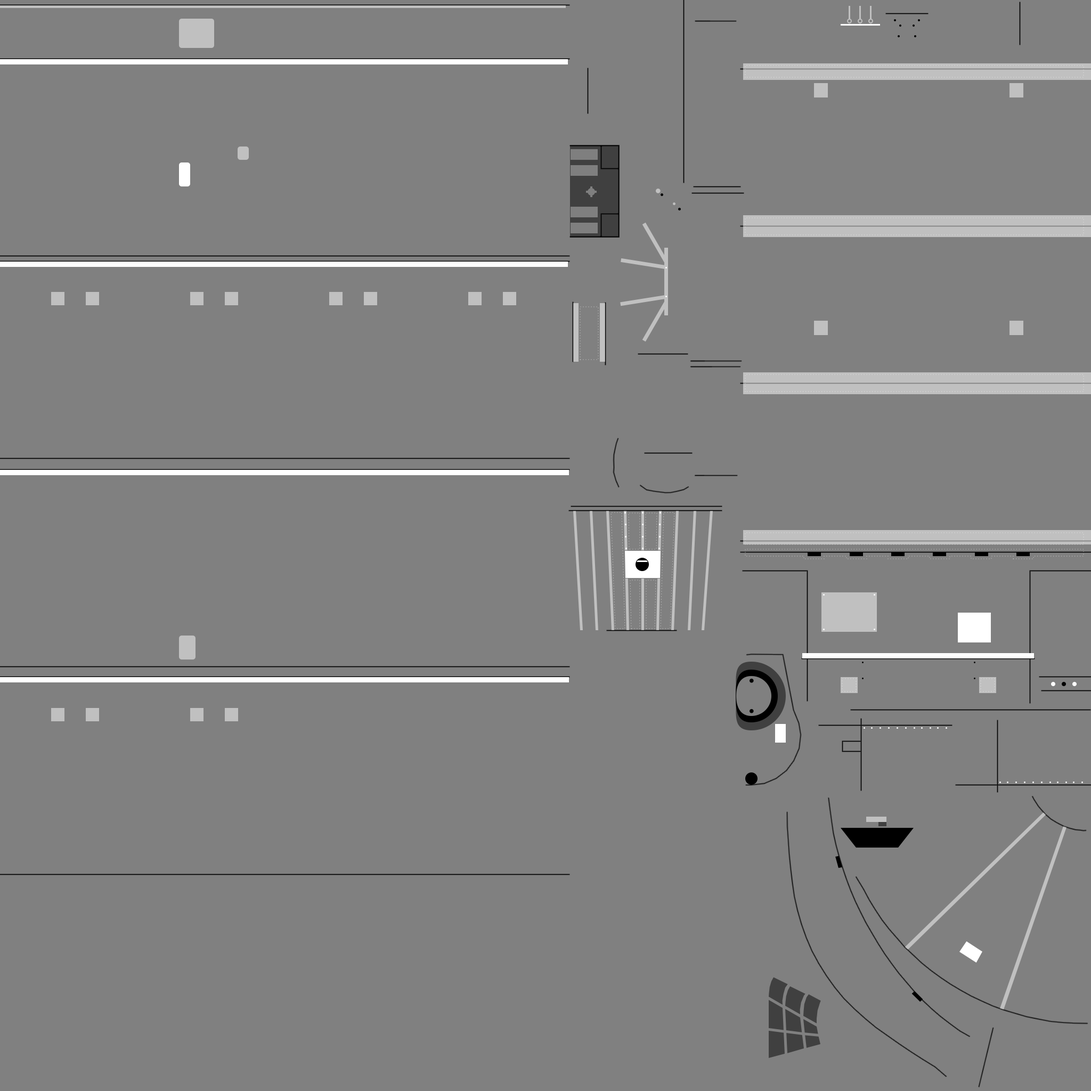
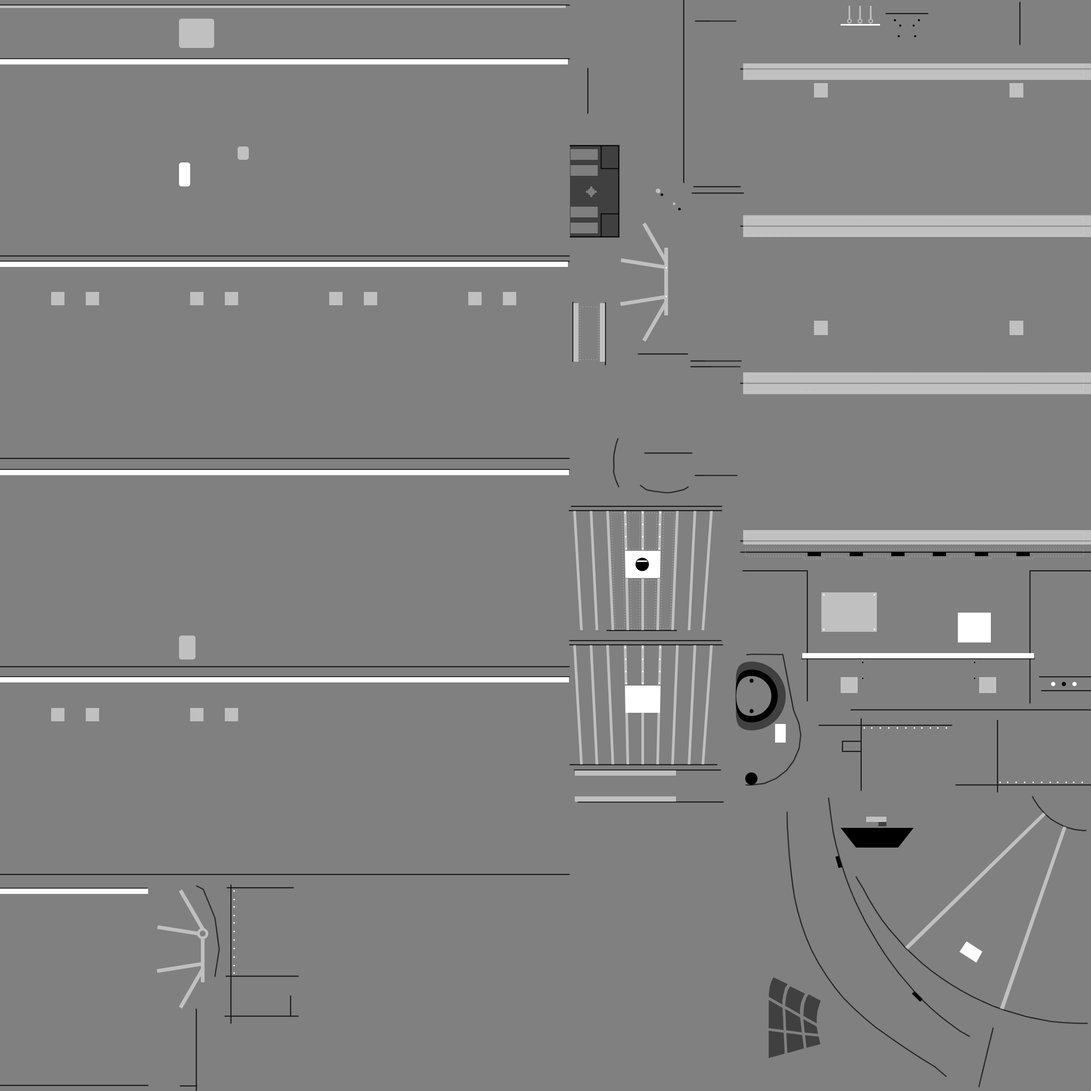
Layer changes from the first 1091×1091 image to the second:
painted on "up" over (156, 645, 714, 1010)
painted on "raise" over (0, 647, 662, 975)
painted on "b" over (0, 640, 724, 1091)
